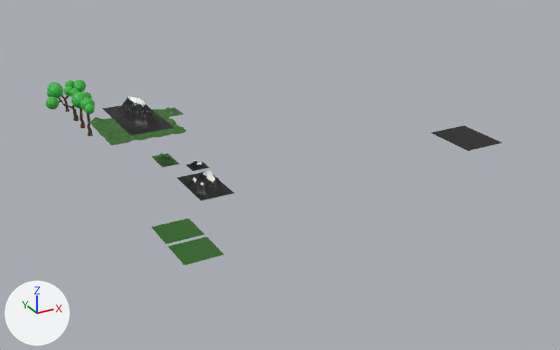
The Blender file 3D/Nature.blend: old version first, new version second.
Rendered twice from a 50 mm lens placed at (-59.2, -159.7, 88.6), pointed at (43.9, 27.9, -5.2). The lights are fixed; the arrows at lower left show +X, +Y and +Z. The first picture is the older version.

Objects in the first picture: 'Cube.001', 'Kis két hegy', 'Két domb', 'Két hegy', 'Landscape.001', 'Landscape.011', 'Lomb.001', 'Nagy hegy', 'Talaj' and 4 more.
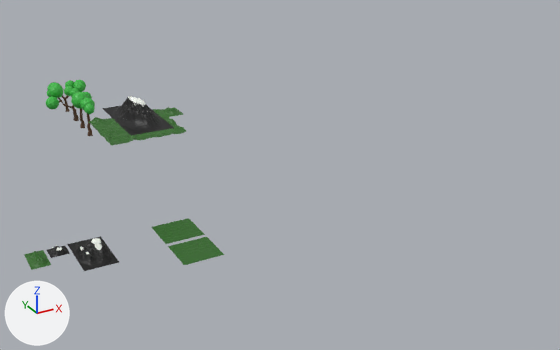
Diff of the bpy script that builds the scene:
```diff
--- a/3D/Nature.blend.py
+++ b/3D/Nature.blend.py
@@ ob_kis_két_hegy @@
 ob_kis_két_hegy = bpy.data.objects.new('Kis két hegy', me_landscape_004)
-ob_kis_két_hegy.location = (0.0, 0.0, 0.0)
+ob_kis_két_hegy.location = (-34.2, 3.7, -15.9)
@@ ob_két_domb @@
 ob_két_domb = bpy.data.objects.new('Két domb', me_landscape_007)
-ob_két_domb.location = (0.0, 0.0, 0.0)
+ob_két_domb.location = (-34.2, -6.6, -15.2)
@@ ob_két_hegy @@
 ob_két_hegy = bpy.data.objects.new('Két hegy', me_landscape_005)
-ob_két_hegy.location = (0.0, 0.0, 0.0)
+ob_két_hegy.location = (-24.4, 10.2, -15.9)
@@ ob_cube_001 @@
-ob_cube_001 = bpy.data.objects.new('Cube.001', me_cube_005)
-ob_cube_001.location = (0.0, 0.0, 0.0)
```

Pixel boxes (x1, y1, x2, y2) of what changed, in the pictures (560 x 350 px):
'Két hegy', moved
    before: (177, 170, 234, 201)
    after: (67, 236, 119, 271)
'Cube.001', deleted (black)
    before: (431, 126, 502, 151)
'Két domb', moved
    before: (151, 153, 179, 167)
    after: (24, 250, 51, 270)
'Kis két hegy', moved
    before: (186, 160, 210, 171)
    after: (47, 245, 70, 258)
